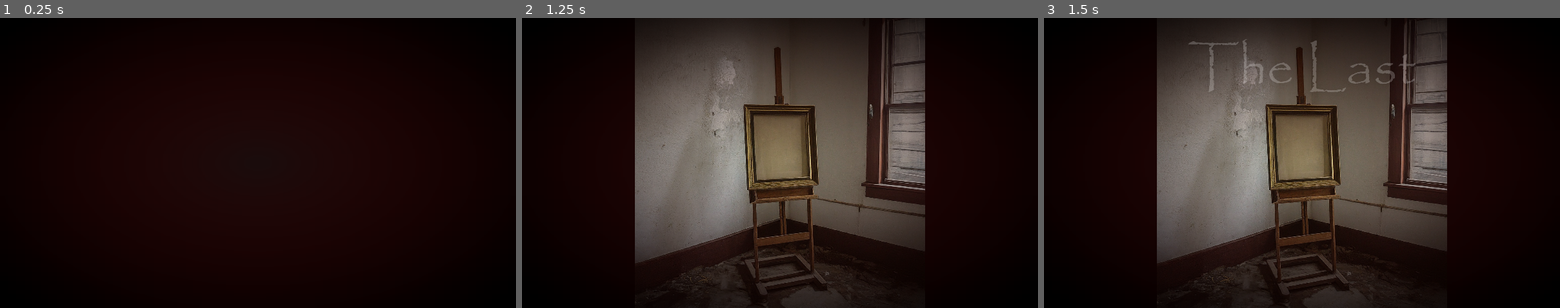
Above: before the commit, frames 1-3 (left to right).
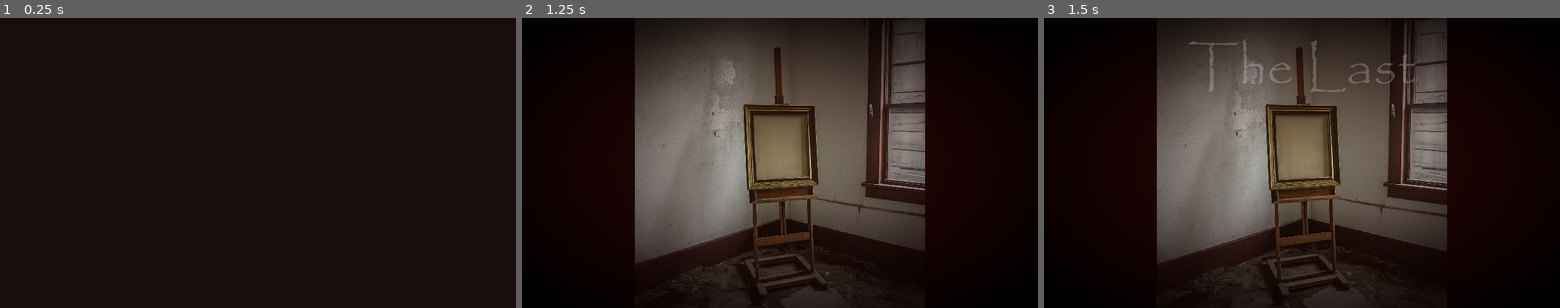
Above: after the commit, the same moments.

Repository: vibrunazo/godot-laststand
Game: Godot game, scene res://scenes/main_menu.tscn
The game is run twice, just before and just after one commit, with the same random seed, the same clock (stepped at 60 frames per second) and the same inputs. This scene is started directly instead of the project's main scene.
Inputs (mouse positions are in pixels of both pictures, inside the frame that each line leads up to):
- Up to frame 1 (0.25 s): no input
- Up to frame 2 (1.25 s): tap Enter at 0.5 s; move the mouse to (893, 148) at 0.52 s; click (893, 148) at 0.67 s
- Up to frame 3 (1.5 s): move the mouse to (1198, 177) at 1.27 s; click (1198, 177) at 1.42 s

The runs differ from the first frame. In frame 1, 1.0% of the frame differs, in the area x 0-100%, y 0-100%; in frame 2, nothing differs; in frame 3, nothing differs.

Commit message:
whoosh up and down on canvas

Diff:
--- a/scenes/game.tscn
+++ b/scenes/game.tscn
@@ -124,7 +124,7 @@
 
 [node name="Hud" parent="UILayer" instance=ExtResource("9_8ivhk")]
 
-[node name="AudioStreamPlayer" type="AudioStreamPlayer" parent="."]
+[node name="AudioMusic" type="AudioStreamPlayer" parent="."]
 stream = ExtResource("10_1651g")
 volume_db = -16.0
 autoplay = true
--- a/scenes/main_menu.tscn
+++ b/scenes/main_menu.tscn
@@ -94,6 +94,30 @@
 "transitions": PackedFloat32Array(1),
 "update": 1,
 "values": [false]
+}
+tracks/6/type = "value"
+tracks/6/imported = false
+tracks/6/enabled = true
+tracks/6/path = NodePath("TextureRect2:modulate")
+tracks/6/interp = 1
+tracks/6/loop_wrap = true
+tracks/6/keys = {
+"times": PackedFloat32Array(0),
+"transitions": PackedFloat32Array(1),
+"update": 0,
+"values": [Color(1, 1, 1, 0)]
+}
+tracks/7/type = "value"
+tracks/7/imported = false
+tracks/7/enabled = true
+tracks/7/path = NodePath("TextureRect:modulate")
+tracks/7/interp = 1
+tracks/7/loop_wrap = true
+tracks/7/keys = {
+"times": PackedFloat32Array(0),
+"transitions": PackedFloat32Array(1),
+"update": 0,
+"values": [Color(1, 1, 1, 0)]
 }
 
 [sub_resource type="Animation" id="Animation_ei7rs"]
@@ -171,6 +195,30 @@
 "update": 1,
 "values": [true]
 }
+tracks/6/type = "value"
+tracks/6/imported = false
+tracks/6/enabled = true
+tracks/6/path = NodePath("TextureRect2:modulate")
+tracks/6/interp = 1
+tracks/6/loop_wrap = true
+tracks/6/keys = {
+"times": PackedFloat32Array(0, 0.2),
+"transitions": PackedFloat32Array(1, 1),
+"update": 0,
+"values": [Color(1, 1, 1, 0), Color(1, 1, 1, 1)]
+}
+tracks/7/type = "value"
+tracks/7/imported = false
+tracks/7/enabled = true
+tracks/7/path = NodePath("TextureRect:modulate")
+tracks/7/interp = 1
+tracks/7/loop_wrap = true
+tracks/7/keys = {
+"times": PackedFloat32Array(0, 0.2),
+"transitions": PackedFloat32Array(1, 1),
+"update": 0,
+"values": [Color(1, 1, 1, 0), Color(1, 1, 1, 1)]
+}
 
 [sub_resource type="AnimationLibrary" id="AnimationLibrary_swweq"]
 _data = {
@@ -182,6 +230,7 @@
 script = ExtResource("1_20yvv")
 
 [node name="TextureRect" type="TextureRect" parent="."]
+modulate = Color(1, 1, 1, 0)
 anchors_preset = 15
 anchor_right = 1.0
 anchor_bottom = 1.0
@@ -205,6 +254,7 @@
 texture = ExtResource("1_ws47r")
 
 [node name="TextureRect2" type="TextureRect" parent="."]
+modulate = Color(1, 1, 1, 0)
 anchors_preset = 15
 anchor_right = 1.0
 anchor_bottom = 1.0
--- a/scenes/opening.gd
+++ b/scenes/opening.gd
@@ -27,4 +27,6 @@
 		"broken":
 			anim.play("except")
 		"except":
+			anim.play("end")
+		"end":
 			UI.go_to_main_menu()
--- a/scenes/opening.tscn
+++ b/scenes/opening.tscn
@@ -209,6 +209,42 @@
 tracks/14/interp = 1
 tracks/14/loop_wrap = true
 tracks/14/keys = {
+"times": PackedFloat32Array(0),
+"transitions": PackedFloat32Array(1),
+"update": 0,
+"values": [Color(1, 1, 1, 0)]
+}
+tracks/15/type = "value"
+tracks/15/imported = false
+tracks/15/enabled = true
+tracks/15/path = NodePath(".:modulate")
+tracks/15/interp = 1
+tracks/15/loop_wrap = true
+tracks/15/keys = {
+"times": PackedFloat32Array(0),
+"transitions": PackedFloat32Array(1),
+"update": 0,
+"values": [Color(1, 1, 1, 1)]
+}
+tracks/16/type = "value"
+tracks/16/imported = false
+tracks/16/enabled = true
+tracks/16/path = NodePath("Tabs/Door/Label/Label2:modulate")
+tracks/16/interp = 1
+tracks/16/loop_wrap = true
+tracks/16/keys = {
+"times": PackedFloat32Array(0),
+"transitions": PackedFloat32Array(1),
+"update": 0,
+"values": [Color(1, 1, 1, 0)]
+}
+tracks/17/type = "value"
+tracks/17/imported = false
+tracks/17/enabled = true
+tracks/17/path = NodePath("Tabs/Door/Label/Label3:modulate")
+tracks/17/interp = 1
+tracks/17/loop_wrap = true
+tracks/17/keys = {
 "times": PackedFloat32Array(0),
 "transitions": PackedFloat32Array(1),
 "update": 0,
@@ -777,7 +813,7 @@
 
 [sub_resource type="Animation" id="Animation_alj28"]
 resource_name = "door"
-length = 10.0
+length = 11.0
 tracks/0/type = "value"
 tracks/0/imported = false
 tracks/0/enabled = true
@@ -785,7 +821,7 @@
 tracks/0/interp = 1
 tracks/0/loop_wrap = true
 tracks/0/keys = {
-"times": PackedFloat32Array(6.2),
+"times": PackedFloat32Array(7.1),
 "transitions": PackedFloat32Array(1),
 "update": 1,
 "values": [true]
@@ -809,7 +845,7 @@
 tracks/2/interp = 1
 tracks/2/loop_wrap = true
 tracks/2/keys = {
-"times": PackedFloat32Array(6.3, 6.4, 9.5, 9.7),
+"times": PackedFloat32Array(7.2, 7.3, 10.4, 10.6),
 "transitions": PackedFloat32Array(1, 1, 1, 1),
 "update": 0,
 "values": [Color(1, 1, 1, 0), Color(1, 1, 1, 1), Color(1, 1, 1, 1), Color(1, 1, 1, 0)]
@@ -833,7 +869,7 @@
 tracks/4/interp = 1
 tracks/4/loop_wrap = true
 tracks/4/keys = {
-"times": PackedFloat32Array(0, 0.5, 6.2, 6.4),
+"times": PackedFloat32Array(0, 0.5, 7.1, 7.3),
 "transitions": PackedFloat32Array(1, 1, 1, 1),
 "update": 0,
 "values": [Color(1, 1, 1, 0), Color(1, 1, 1, 1), Color(1, 1, 1, 1), Color(1, 1, 1, 0)]
@@ -845,7 +881,7 @@
 tracks/5/interp = 1
 tracks/5/loop_wrap = true
 tracks/5/keys = {
-"times": PackedFloat32Array(0, 6.5),
+"times": PackedFloat32Array(0, 7.4),
 "transitions": PackedFloat32Array(1, 1),
 "update": 0,
 "values": [Vector2(0.7, 0.7), Vector2(1, 1)]
@@ -857,15 +893,39 @@
 tracks/6/interp = 1
 tracks/6/loop_wrap = true
 tracks/6/keys = {
-"times": PackedFloat32Array(6.3, 9.7),
+"times": PackedFloat32Array(7.2, 10.6),
 "transitions": PackedFloat32Array(1, 1),
 "update": 0,
 "values": [Vector2(1, 1), Vector2(1.2, 1.2)]
+}
+tracks/7/type = "value"
+tracks/7/imported = false
+tracks/7/enabled = true
+tracks/7/path = NodePath("Tabs/Door/Label/Label2:modulate")
+tracks/7/interp = 1
+tracks/7/loop_wrap = true
+tracks/7/keys = {
+"times": PackedFloat32Array(0, 1.5, 2),
+"transitions": PackedFloat32Array(1, 1, 1),
+"update": 0,
+"values": [Color(1, 1, 1, 0), Color(1, 1, 1, 0), Color(1, 1, 1, 1)]
+}
+tracks/8/type = "value"
+tracks/8/imported = false
+tracks/8/enabled = true
+tracks/8/path = NodePath("Tabs/Door/Label/Label3:modulate")
+tracks/8/interp = 1
+tracks/8/loop_wrap = true
+tracks/8/keys = {
+"times": PackedFloat32Array(4.5, 5),
+"transitions": PackedFloat32Array(1, 1),
+"update": 0,
+"values": [Color(1, 1, 1, 0), Color(1, 1, 1, 1)]
 }
 
 [sub_resource type="Animation" id="Animation_ju5wg"]
 resource_name = "broken"
-length = 9.0
+length = 8.0
 tracks/0/type = "value"
 tracks/0/imported = false
 tracks/0/enabled = true
@@ -873,7 +933,7 @@
 tracks/0/interp = 1
 tracks/0/loop_wrap = true
 tracks/0/keys = {
-"times": PackedFloat32Array(5.4),
+"times": PackedFloat32Array(4.3),
 "transitions": PackedFloat32Array(1),
 "update": 1,
 "values": [true]
@@ -897,7 +957,7 @@
 tracks/2/interp = 1
 tracks/2/loop_wrap = true
 tracks/2/keys = {
-"times": PackedFloat32Array(5.4, 5.5, 8.6, 8.8),
+"times": PackedFloat32Array(4.3, 4.4, 7.5, 7.7),
 "transitions": PackedFloat32Array(1, 1, 1, 1),
 "update": 0,
 "values": [Color(1, 1, 1, 0), Color(1, 1, 1, 1), Color(1, 1, 1, 1), Color(1, 1, 1, 0)]
@@ -921,7 +981,7 @@
 tracks/4/interp = 1
 tracks/4/loop_wrap = true
 tracks/4/keys = {
-"times": PackedFloat32Array(0, 0.5, 5.3, 5.5),
+"times": PackedFloat32Array(0, 0.5, 4.2, 4.4),
 "transitions": PackedFloat32Array(1, 1, 1, 1),
 "update": 0,
 "values": [Color(1, 1, 1, 0), Color(1, 1, 1, 1), Color(1, 1, 1, 1), Color(1, 1, 1, 0)]
@@ -933,7 +993,7 @@
 tracks/5/interp = 1
 tracks/5/loop_wrap = true
 tracks/5/keys = {
-"times": PackedFloat32Array(0, 5.6),
+"times": PackedFloat32Array(0, 4.5),
 "transitions": PackedFloat32Array(1, 1),
 "update": 0,
 "values": [Vector2(0.7, 0.7), Vector2(1, 1)]
@@ -945,7 +1005,7 @@
 tracks/6/interp = 1
 tracks/6/loop_wrap = true
 tracks/6/keys = {
-"times": PackedFloat32Array(5.4, 8.8),
+"times": PackedFloat32Array(4.3, 7.7),
 "transitions": PackedFloat32Array(1, 1),
 "update": 0,
 "values": [Vector2(1, 1), Vector2(1.2, 1.2)]
@@ -1003,12 +1063,29 @@
 "values": [Vector2(0.7, 0.7), Vector2(1, 1)]
 }
 
+[sub_resource type="Animation" id="Animation_qmike"]
+resource_name = "end"
+length = 0.3
+tracks/0/type = "value"
+tracks/0/imported = false
+tracks/0/enabled = true
+tracks/0/path = NodePath(".:modulate")
+tracks/0/interp = 1
+tracks/0/loop_wrap = true
+tracks/0/keys = {
+"times": PackedFloat32Array(0, 0.3),
+"transitions": PackedFloat32Array(1, 1),
+"update": 0,
+"values": [Color(1, 1, 1, 1), Color(1, 1, 1, 0)]
+}
+
 [sub_resource type="AnimationLibrary" id="AnimationLibrary_u41fv"]
 _data = {
 "RESET": SubResource("Animation_6wp6b"),
 "aigen": SubResource("Animation_3g5i8"),
 "broken": SubResource("Animation_ju5wg"),
 "door": SubResource("Animation_alj28"),
+"end": SubResource("Animation_qmike"),
 "except": SubResource("Animation_w6iyg"),
 "jobless": SubResource("Animation_nxswm"),
 "postmodern": SubResource("Animation_nslfl"),
@@ -1044,10 +1121,12 @@
 grow_horizontal = 2
 grow_vertical = 2
 theme_override_styles/panel = SubResource("StyleBoxEmpty_lj2tb")
+current_tab = 5
 tabs_visible = false
 tab_focus_mode = 0
 
 [node name="Raid" type="Control" parent="Tabs"]
+visible = false
 layout_mode = 2
 
 [node name="TexRaid" type="TextureRect" parent="Tabs/Raid"]
@@ -1121,10 +1200,10 @@
 anchor_top = 0.5
 anchor_right = 0.5
 anchor_bottom = 0.5
-offset_left = -512.0
-offset_top = -470.0
-offset_right = 512.0
-offset_bottom = 609.0
+offset_left = 448.0
+offset_top = 70.0
+offset_right = 1472.0
+offset_bottom = 1149.0
 grow_horizontal = 2
 grow_vertical = 2
 pivot_offset = Vector2(512, 452)
@@ -1272,11 +1351,93 @@
 offset_bottom = 534.0
 grow_horizontal = 2
 grow_vertical = 2
+scale = Vector2(1.2, 1.2)
 pivot_offset = Vector2(512, 452)
 texture = ExtResource("8_ysv3u")
 
 [node name="Label" type="Label" parent="Tabs/Door"]
 modulate = Color(1, 1, 1, 0)
+layout_mode = 1
+anchors_preset = 8
+anchor_left = 0.5
+anchor_top = 0.5
+anchor_right = 0.5
+anchor_bottom = 0.5
+offset_left = -731.0
+offset_top = -106.5
+offset_right = 731.0
+offset_bottom = 106.5
+grow_horizontal = 2
+grow_vertical = 2
+pivot_offset = Vector2(726.523, 46.0002)
+text = "I couldn't take it anymore.
+"
+label_settings = ExtResource("3_w45tw")
+horizontal_alignment = 1
+
+[node name="Label2" type="Label" parent="Tabs/Door/Label"]
+modulate = Color(1, 1, 1, 0)
+layout_mode = 1
+anchors_preset = 8
+anchor_left = 0.5
+anchor_top = 0.5
+anchor_right = 0.5
+anchor_bottom = 0.5
+offset_left = -731.0
+offset_top = -106.5
+offset_right = 731.0
+offset_bottom = 106.5
+grow_horizontal = 2
+grow_vertical = 2
+pivot_offset = Vector2(726.523, 46.0002)
+text = "
+I sought refuge in the last art gallery the robots had missed.
+"
+label_settings = ExtResource("3_w45tw")
+horizontal_alignment = 1
+
+[node name="Label3" type="Label" parent="Tabs/Door/Label"]
+modulate = Color(1, 1, 1, 0)
+layout_mode = 1
+anchors_preset = 8
+anchor_left = 0.5
+anchor_top = 0.5
+anchor_right = 0.5
+anchor_bottom = 0.5
+offset_left = -731.0
+offset_top = -106.5
+offset_right = 731.0
+offset_bottom = 106.5
+grow_horizontal = 2
+grow_vertical = 2
+pivot_offset = Vector2(726.523, 46.0002)
+text = "
+
+Until one day... "
+label_settings = ExtResource("3_w45tw")
+horizontal_alignment = 1
+
+[node name="Broken" type="Control" parent="Tabs"]
+layout_mode = 2
+
+[node name="Tex" type="TextureRect" parent="Tabs/Broken"]
+modulate = Color(1, 1, 1, 0)
+layout_mode = 1
+anchors_preset = 8
+anchor_left = 0.5
+anchor_top = 0.5
+anchor_right = 0.5
+anchor_bottom = 0.5
+offset_left = -512.0
+offset_top = -545.0
+offset_right = 512.0
+offset_bottom = 534.0
+grow_horizontal = 2
+grow_vertical = 2
+pivot_offset = Vector2(512, 452)
+texture = ExtResource("9_w00cv")
+
+[node name="Label" type="Label" parent="Tabs/Broken"]
 layout_mode = 1
 anchors_preset = 8
 anchor_left = 0.5
@@ -1289,53 +1450,9 @@
 offset_bottom = 106.5
 grow_horizontal = 2
 grow_vertical = 2
-scale = Vector2(0.7, 0.7)
+scale = Vector2(0.903571, 0.903571)
 pivot_offset = Vector2(408.5, 10.5)
-text = "I couldn't stand it anymore.
-So I seek refuge in the last art gallery the robots had missed.
-Until one day... I heard a knock on the door"
-label_settings = ExtResource("3_w45tw")
-horizontal_alignment = 1
-
-[node name="Broken" type="Control" parent="Tabs"]
-visible = false
-layout_mode = 2
-
-[node name="Tex" type="TextureRect" parent="Tabs/Broken"]
-modulate = Color(1, 1, 1, 0)
-layout_mode = 1
-anchors_preset = 8
-anchor_left = 0.5
-anchor_top = 0.5
-anchor_right = 0.5
-anchor_bottom = 0.5
-offset_left = -512.0
-offset_top = -545.0
-offset_right = 512.0
-offset_bottom = 534.0
-grow_horizontal = 2
-grow_vertical = 2
-pivot_offset = Vector2(512, 452)
-texture = ExtResource("9_w00cv")
-
-[node name="Label" type="Label" parent="Tabs/Broken"]
-modulate = Color(1, 1, 1, 0)
-layout_mode = 1
-anchors_preset = 8
-anchor_left = 0.5
-anchor_top = 0.5
-anchor_right = 0.5
-anchor_bottom = 0.5
-offset_left = -408.5
-offset_top = -106.5
-offset_right = 408.5
-offset_bottom = 106.5
-grow_horizontal = 2
-grow_vertical = 2
-pivot_offset = Vector2(408.5, 10.5)
-text = "They destroyed all our art.
-Destroyed all our tools.
-All my art stands."
+text = "They destroyed all my art stands..."
 label_settings = ExtResource("3_w45tw")
 horizontal_alignment = 1
 
--- a/scenes/pick_tower_menu.gd
+++ b/scenes/pick_tower_menu.gd
@@ -2,6 +2,8 @@
 extends Control
 
 var buttons: Array[PickTowerButton]
+@onready var audio_open = $AudioOpen
+@onready var audio_close = $AudioClose
 
 signal button_pressed(button)
 
@@ -20,6 +22,7 @@
 
 var anim_tween: Tween
 func anim_start():
+	audio_open.play()
 	scale = Vector2(0, 0)
 	anim_tween = create_tween()
 	anim_tween.set_ease(Tween.EASE_OUT)
@@ -27,6 +30,7 @@
 	anim_tween.tween_property(self, "scale", Vector2(1,1), 0.9)
 
 func anim_end():
+	audio_close.detach_and_play()
 	anim_tween.stop()
 	anim_tween = create_tween()
 	anim_tween.set_ease(Tween.EASE_OUT)
--- a/scenes/pick_tower_menu.tscn
+++ b/scenes/pick_tower_menu.tscn
@@ -7,6 +7,9 @@
 [ext_resource type="Texture2D" uid="uid://dqpxwpntknusu" path="res://assets/tex/canvas_escher.png" id="5_t1cue"]
 [ext_resource type="Resource" uid="uid://brtu53htofc5u" path="res://res/monalisa.tower.tres" id="6_k7a7v"]
 [ext_resource type="Resource" uid="uid://dovvmi4xjevxx" path="res://res/escher.tower.tres" id="6_t3g1e"]
+[ext_resource type="AudioStream" uid="uid://b3oe253n12jbv" path="res://assets/audio/whoosh_up2.ogg" id="8_skq3n"]
+[ext_resource type="AudioStream" uid="uid://c52frv0ascu0v" path="res://assets/audio/whoosh_down2.ogg" id="9_8sa5n"]
+[ext_resource type="Script" path="res://scenes/audio_detached.gd" id="10_grxxi"]
 
 [node name="PickTowerMenu" type="Control"]
 layout_mode = 3
@@ -45,3 +48,12 @@
 offset_bottom = -199.0
 icon = ExtResource("5_t1cue")
 tower_data = ExtResource("6_t3g1e")
+
+[node name="AudioOpen" type="AudioStreamPlayer2D" parent="."]
+stream = ExtResource("8_skq3n")
+bus = &"SFX"
+
+[node name="AudioClose" type="AudioStreamPlayer2D" parent="."]
+stream = ExtResource("9_8sa5n")
+bus = &"SFX"
+script = ExtResource("10_grxxi")
--- a/scripts/inputs.gd
+++ b/scripts/inputs.gd
@@ -21,5 +21,6 @@
 	print('time scale is %s' % [Engine.time_scale])
 
 func debug_test():
+	pass
 	#UI.show_game_over()
-	UI.show_win()
+	#UI.show_win()
Not shown, added: assets/audio/whoosh_down2.ogg.import
Not shown, added: assets/audio/whoosh_up2.ogg.import
Not shown: 1 places in scenes/opening.tscn that only renumber resources
Not shown: 1 places in scenes/pick_tower_menu.tscn that only renumber resources
Not shown, added: assets/audio/whoosh_down2.ogg
Not shown, added: assets/audio/whoosh_up2.ogg
